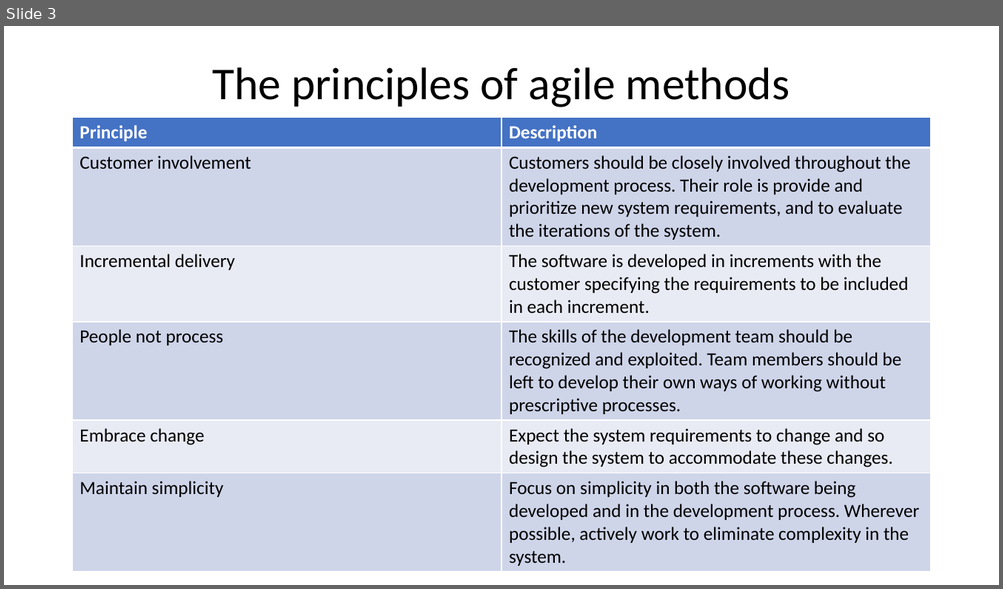
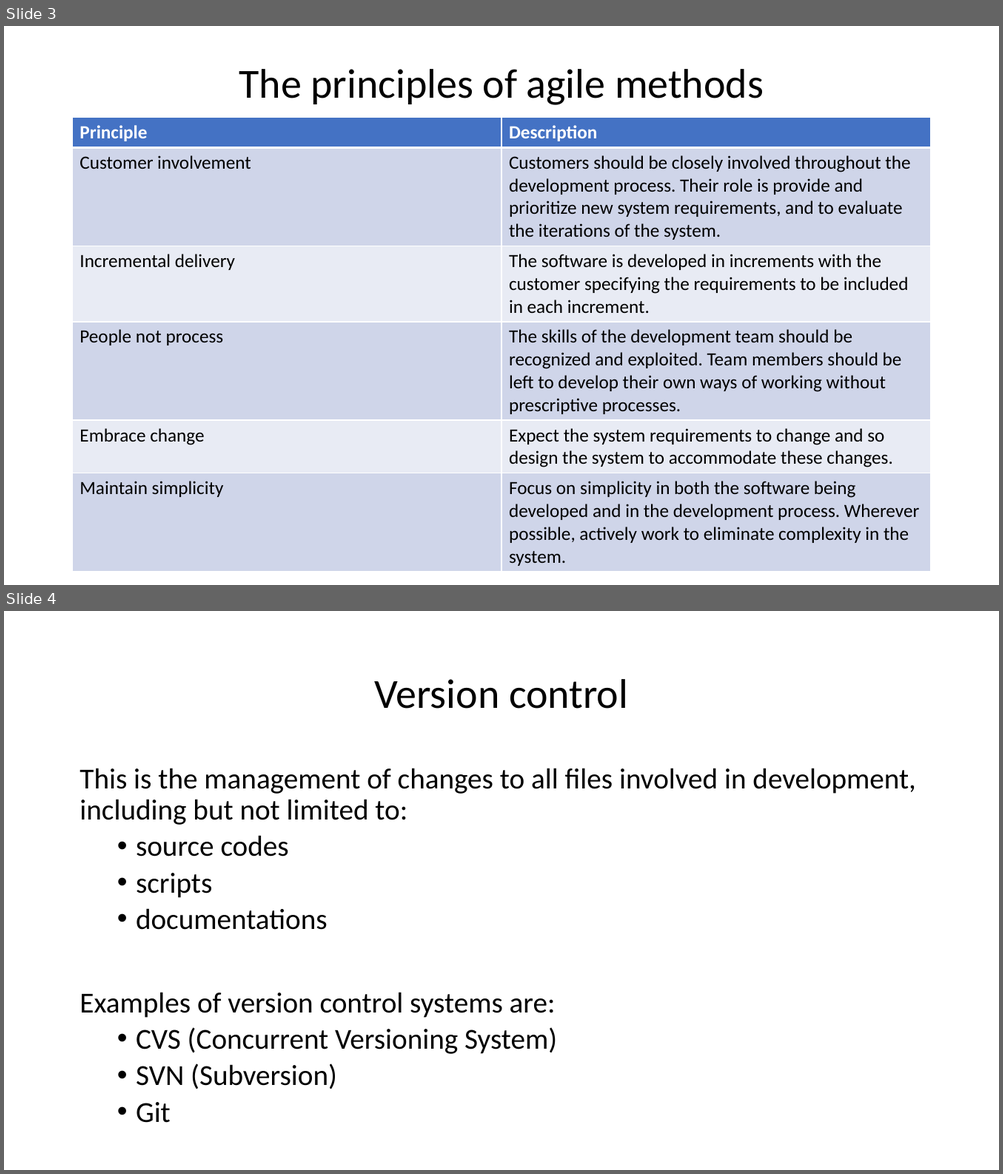
Before and after one commit to crioflorido/AgileSoftwareDevelopment, a slide deck: Agile Development.pptx. Shown one above the other, each under a label of ours: slide 3 before the commit, slides 3 and 4 after it. The pictures are 1003x589 and 1003x1174 pixels, drawn with LibreOffice and Linux fonts; fonts in the diff are those of the drawing. Boxes give left, top, right and bottom in pixels: in the first picture for what was removed or moved away, otherwise in the second. Text is boxed around its words. In the diff, an @@ line names an element or a change of style, - is before the commit and + after.

Commit message:
Updated outline file and added slides for version control systems

```diff
--- a/Agile Development.pptx
+++ b/Agile Development.pptx
@@ slide 4 added at (4, 611, 999, 1170), background #FFFFFF @@
@@ title added at (375, 679, 628, 709), 40 pt, text #000000 @@
+Version control
@@ text added at (79, 768, 916, 1123), 28 pt, text #000000 @@
+This is the management of changes to all files involved in development, including but not limited to:
+  • source codes
+  • scripts
+  • documentations
+Examples of version control systems are:
+  • CVS (Concurrent Versioning System)
+  • SVN (Subversion)
+  • Git
@@ slide 3 changed as well @@
@@ title "The principles of agile methods" at (239, 69, 763, 105): size 44 to 40 pt @@
```
Also in this commit, not shown: 1 other slide changed, 6 other slides added, 1 slide removed, 4 other files.
